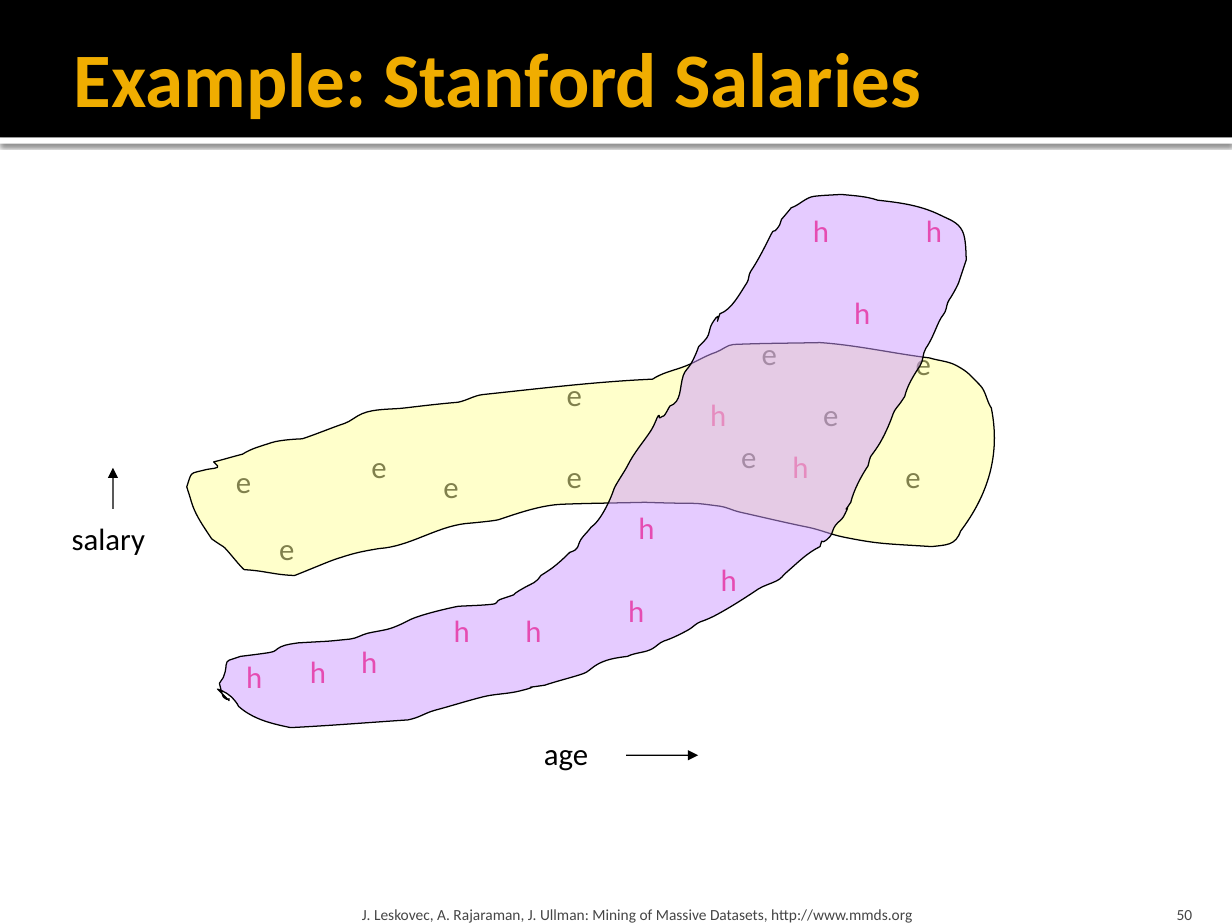
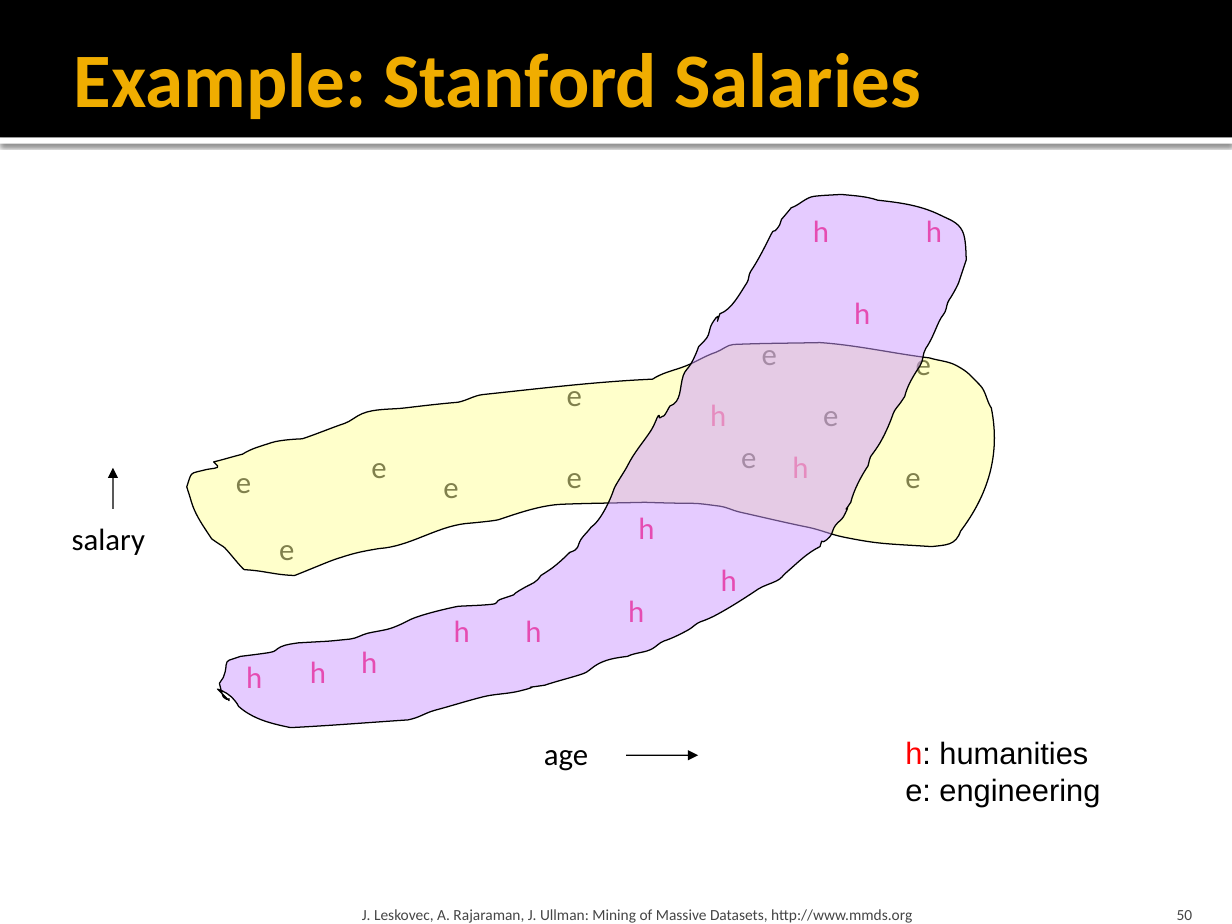
Before and after one commit to chriswjh/chriswjh.github.io, a slide deck: slide 50 of BDM/07-clustering.pptx. Drawn at 1232x924 pixels with LibreOffice and Linux fonts; fonts in the diff are those of the drawing. Boxes give left, top, right and bottom in pixels: in the first picture for what was removed or moved away, otherwise in the second. Text is boxed around its words. In the diff, an @@ line names an element or a change of style, - is before the commit and + after.

```diff
--- a/BDM/07-clustering.pptx
+++ b/BDM/07-clustering.pptx
@@ text added at bbox=[905, 741, 1100, 807], 18 pt, text #000000 @@
+h: humanities
+e: engineering
```
Also in this commit, not shown: 3 other slides changed, 9 other files.
